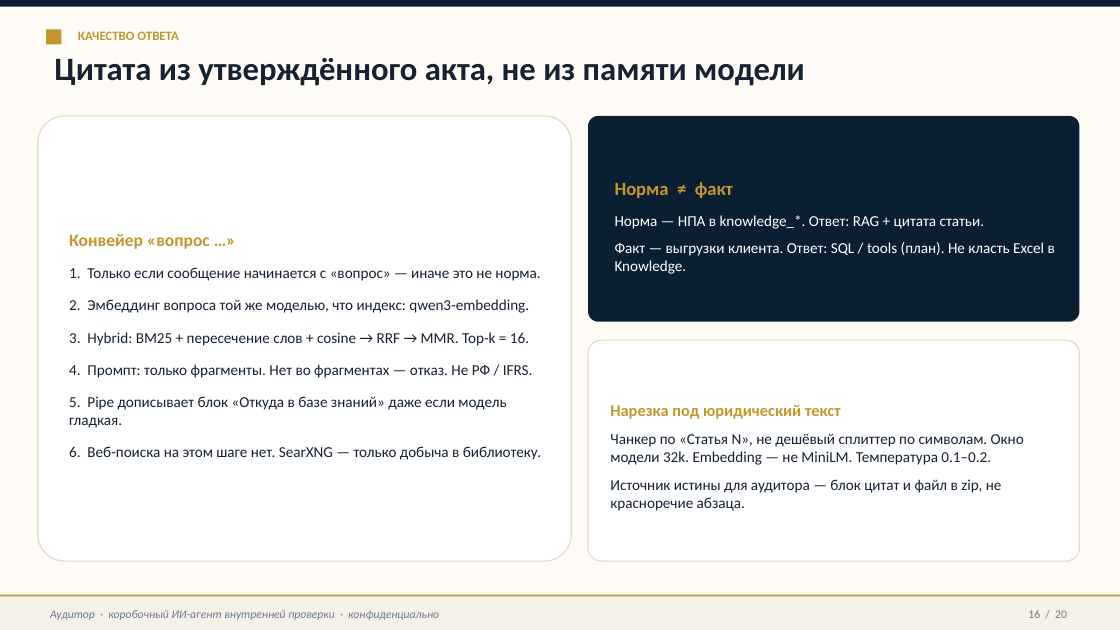
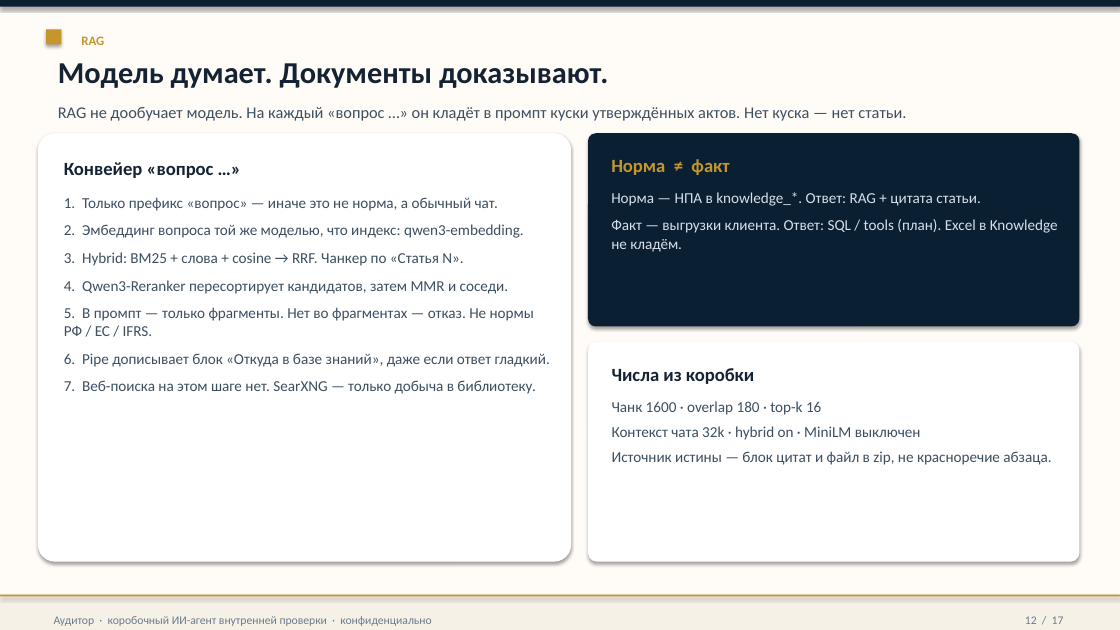
Before and after one commit to sweetd0vee/audit-tools, a slide deck: slide 12 of docs/Аудитор_ИИ-агент_презентация.pptx (slide 16 before the commit). Drawn at 1120x630 pixels with LibreOffice and Linux fonts; fonts in the diff are those of the drawing. Boxes give left, top, right and bottom in pixels: in the first picture for what was removed or moved away, otherwise in the second. Text is boxed around its words. In the diff, an @@ line names an element or a change of style, - is before the commit and + after.

```diff
--- a/docs/Аудитор_ИИ-агент_презентация.pptx
+++ b/docs/Аудитор_ИИ-агент_презентация.pptx
@@ shadow on in 5 elements at box(0, 0, 1120, 630), box(0, 0, 1120, 7), box(0, 595, 1120, 630), box(0, 595, 1120, 597), box(46, 29, 61, 45) @@
@@ text removed at box(54, 58, 805, 86) @@
-Цитата из утверждённого акта, не из памяти модели
@@ text at box(81, 36, 104, 45): text changed @@
-КАЧЕСТВО ОТВЕТА
+RAG
@@ text added at box(58, 63, 608, 88), 26 pt, text #142233, bold @@
+Модель думает. Документы доказывают.
@@ text added at box(58, 107, 906, 121), 14 pt, text #3D4F61 @@
+RAG не дообучает модель. На каждый «вопрос …» он кладёт в промпт куски утверждённых актов. Нет куска — нет статьи.
@@ rounded rectangle "Конвейер «вопрос …»": place and size @@
-rounded rectangle "Конвейер «вопрос …»" at box(38, 116, 571, 561)
+rounded rectangle "Конвейер «вопрос …»" at box(38, 134, 571, 562)
@@ rounded rectangle "Конвейер «вопрос …»" at box(38, 134, 571, 562): vertical alignment middle to top; outline #E4D9C4 1 pt to none; shadow on; proportions changed @@
@@ rounded rectangle "Норма ≠ факт": place and size @@
-rounded rectangle "Норма ≠ факт" at box(588, 116, 1080, 322)
+rounded rectangle "Норма ≠ факт" at box(588, 134, 1080, 327)
@@ rounded rectangle "Норма ≠ факт" at box(588, 134, 1080, 327): vertical alignment middle to top; shadow on; proportions changed @@
@@ text in rounded rectangle at box(64, 162, 524, 238): size 15 to 16 pt, text colour #C4962C to #142233 in "Конвейер «вопрос …»"; text colour #142233 to #3D4F61 in "2. Эмбеддинг вопроса той же моделью, что ..."; more space between paragraphs; less space between paragraphs @@
@@ text in rounded rectangle at box(611, 159, 980, 206): text colour #FFFFFF to #D5E0EA in "Норма — НПА в knowledge_*. Ответ: RAG ..."; more space between paragraphs; less space between paragraphs @@
@@ text in rounded rectangle at box(64, 197, 498, 211): text changed; text colour #142233 to #3D4F61 @@
-1. Только если сообщение начинается с «вопрос» — иначе это не норма.
+1. Только префикс «вопрос» — иначе это не норма, а обычный чат.
@@ text in rounded rectangle at box(611, 219, 1058, 252): text changed; text colour #FFFFFF to #D5E0EA @@
-Факт — выгрузки клиента. Ответ: SQL / tools (план). Не класть Excel в Knowledge.
+Факт — выгрузки клиента. Ответ: SQL / tools (план). Excel в Knowledge не кладём.
@@ text in rounded rectangle at box(64, 252, 550, 394): text changed; text colour #142233 to #3D4F61 @@
-3. Hybrid: BM25 + пересечение слов + cosine → RRF → MMR. Top-k = 16.
-4. Промпт: только фрагменты. Нет во фрагментах — отказ. Не РФ / IFRS.
-5. Pipe дописывает блок «Откуда в базе знаний» даже если модель гладкая.
-6. Веб-поиска на этом шаге нет. SearXNG — только добыча в библиотеку.
+3. Hybrid: BM25 + слова + cosine → RRF. Чанкер по «Статья N».
+4. Qwen3-Reranker пересортирует кандидатов, затем MMR и соседи.
+5. В промпт — только фрагменты. Нет во фрагментах — отказ. Не нормы РФ / ЕС / IFRS.
+6. Pipe дописывает блок «Откуда в базе знаний», даже если ответ гладкий.
+7. Веб-поиска на этом шаге нет. SearXNG — только добыча в библиотеку.
@@ rounded rectangle "Числа из коробки" at box(588, 342, 1080, 562): vertical alignment middle to top; outline #E4D9C4 1 pt to none; shadow on; proportions changed @@
@@ text in rounded rectangle at box(612, 368, 1051, 465): text changed; text colour #142233 to #3D4F61 @@
-Нарезка под юридический текст
-Чанкер по «Статья N», не дешёвый сплиттер по символам. Окно модели 32k. Embedding — не MiniLM. Температура 0.1–0.2.
-Источник истины для аудитора — блок цитат и файл в zip, не красноречие абзаца.
+Числа из коробки
+Чанк 1600 · overlap 180 · top-k 16
+Контекст чата 32k · hybrid on · MiniLM выключен
+Источник истины — блок цитат и файл в zip, не красноречие абзаца.
@@ text "Аудитор · коробочный ИИ-агент внутренней ..." at box(54, 616, 431, 626): italic off @@
@@ text at box(1025, 616, 1064, 624): text changed @@
-16 / 20
+12 / 17
```
Also in this commit, not shown: 14 other slides changed, 2 slides added, 5 slides removed, 4 other files.
